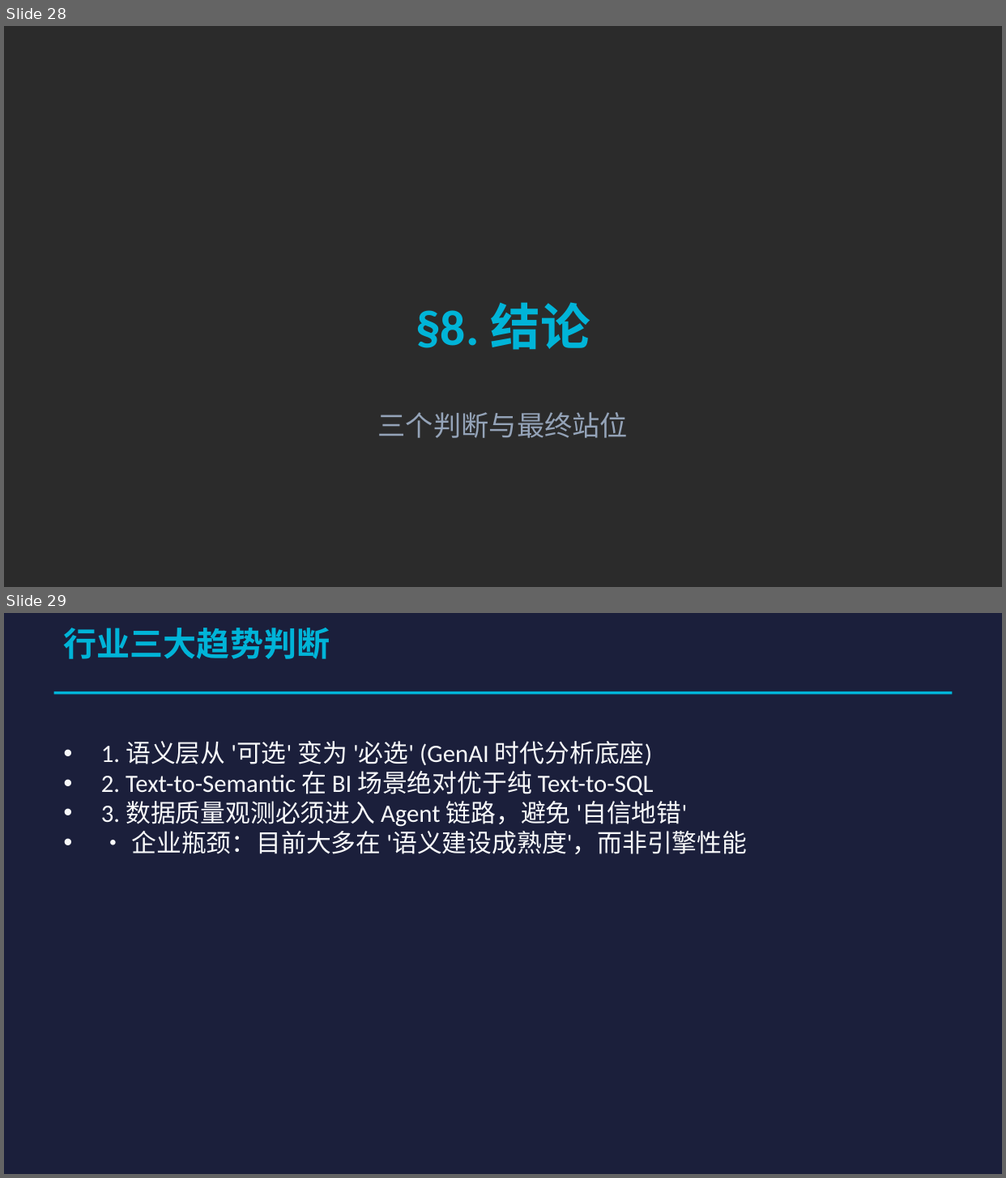
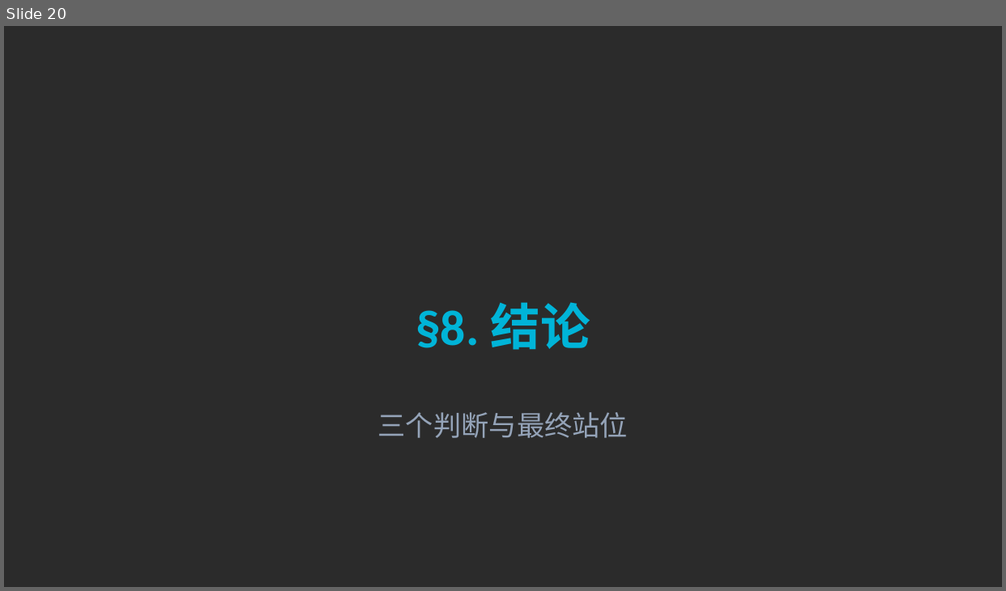
Before and after one commit to sunmoonlion/WrenAI, a slide deck: BI-agent研究.pptx. Shown one above the other, each under a label of ours: slides 28 and 29 before the commit, slide 20 after it. The pictures are 1006x1178 and 1006x591 pixels, drawn with LibreOffice and Linux fonts; fonts in the diff are those of the drawing; background and template pictures are left out; a plain dark background stands for a picture behind light text. Boxes give left, top, right and bottom in pixels: in the first picture for what was removed or moved away, otherwise in the second. Text is boxed around its words. In the diff, an @@ line names an element or a change of style, - is before the commit and + after.

```diff
--- a/BI-agent研究.pptx
+++ b/BI-agent研究.pptx
@@ slide 29 removed at bbox=[4, 613, 1002, 1174], background #1B1F3B @@
@@ text removed at bbox=[64, 628, 330, 659] @@
-行业三大趋势判断
@@ line removed from (54, 693) to (952, 693) @@
@@ text removed at bbox=[101, 741, 747, 854] @@
-• 1. 语义层从 '可选' 变为 '必选' (GenAI 时代分析底座)
-• 2. Text-to-Semantic 在 BI 场景绝对优于纯 Text-to-SQL
-• 3. 数据质量观测必须进入 Agent 链路，避免 '自信地错'
-• • 企业瓶颈：目前大多在 '语义建设成熟度'，而非引擎性能
@@ what was slide 28 is now slide 20 @@
```
Also in this commit, not shown: 8 slides changed, 9 other slides removed.
